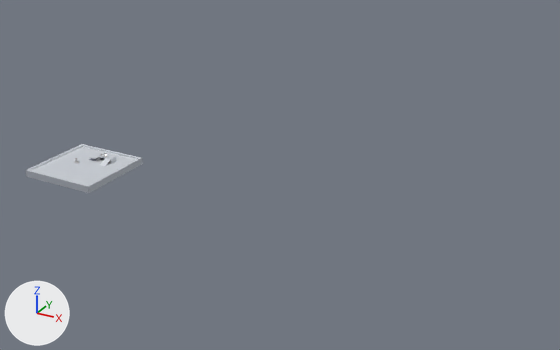
An edit to the glTF model assets/terrain.glb, drawn before and after from the same camera.
Before and after are seen from a camera (50 mm lens) standing at (137.1, -141.8, 80.6) and looking at (40.2, 34.4, -7.5). Every picture has the same lights, and +X, +Y and +Z are marked at lower left. The picture after the commit comes second. Where no turn or scale is listed for an object, it has been applied to the vertices. Vertices at exactly the same position are counted once.

The first picture shows 'SM_ground' and 1 more.
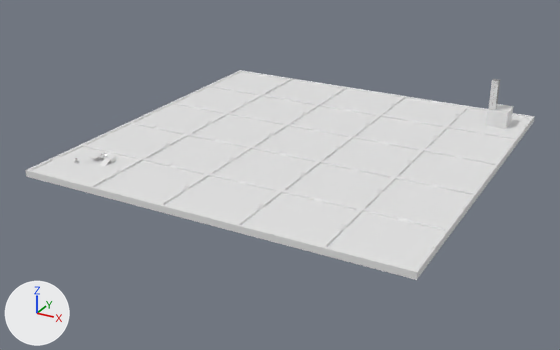
Where the change shows, as pixel boxes [x1, y1, x2, y2] in the pictures (560 x 350 px):
'SM_ground', reshaped (329% wider, 322% taller)
    before: [25, 144, 143, 193]
    after: [25, 70, 535, 280]
'SM_ramp.001', added
    after: [486, 104, 513, 129]
part 1 of me_sm_ground, added
    after: [235, 136, 422, 255]
part 2 of me_sm_ground, added
    after: [321, 149, 499, 280]
part 3 of me_sm_ground, added
    after: [173, 85, 380, 136]
part 4 of me_sm_ground, added
    after: [210, 70, 403, 114]
part 5 of me_sm_ground, added
    after: [352, 115, 445, 149]
part 6 of me_sm_ground, added
    after: [423, 126, 518, 168]
part 7 of me_sm_ground, added
    after: [380, 96, 466, 126]
part 8 of me_sm_ground, added
    after: [446, 106, 535, 142]
part 9 of me_sm_ground, added
    after: [25, 102, 351, 232]

Edits to the bpy script that builds the scene:
```text
Change me_sm_ground:
    used by ob_sm_ground; location = (0.0, 0.0, 0.0)
    remove me_sm_ground.from_pydata(...)  # 16 vertices, 28 faces; spans x -10.7..10.7, y -10.7..10.7, z -1.3..0.4
    remove me_sm_ground.materials.append(mat_terrain)  # picture img_terrain
    add me_sm_ground.from_pydata(...)  # 1048 vertices, 2260 faces; spans x -10.7..96.3, y -10.7..96.3, z -1.3..0.4
    me_sm_ground part 1: a new loose piece of 128 vertices spanning x 53.5..74.9, y -10.7..53.5, z -1.3..0.4
    me_sm_ground part 2: a new loose piece of 128 vertices spanning x 74.9..96.3, y -10.7..53.5, z -1.3..0.4
    me_sm_ground part 3: a new loose piece of 128 vertices spanning x -10.7..53.5, y 53.5..74.9, z -1.3..0.4
    me_sm_ground part 4: a new loose piece of 128 vertices spanning x -10.7..53.5, y 74.9..96.3, z -1.3..0.4
    me_sm_ground part 5: a new loose piece of 48 vertices spanning x 53.5..74.9, y 53.5..74.9, z -1.3..0.4
    me_sm_ground part 6: a new loose piece of 48 vertices spanning x 74.9..96.3, y 53.5..74.9, z -1.3..0.4
    me_sm_ground part 7: a new loose piece of 48 vertices spanning x 53.5..74.9, y 74.9..96.3, z -1.3..0.4
    me_sm_ground part 8: a new loose piece of 48 vertices spanning x 74.9..96.3, y 74.9..96.3, z -1.3..0.4
    me_sm_ground part 9: 328 vertices added at x -10.7..53.5, y -10.7..53.5, z -1.3..0.4
Add me_sm_ramp_001:
    me_sm_ramp_001.from_pydata(...)  # a box spanning x 1.15..7.26, y -3.29..3.29, z 0.0..5.15
Add ob_sm_ramp_001:
    ob_sm_ramp_001 = bpy.data.objects.new('SM_ramp.001', me_sm_ramp_001)
    ob_sm_ramp_001.location = (83.8, 85.3, 0.0)
```
